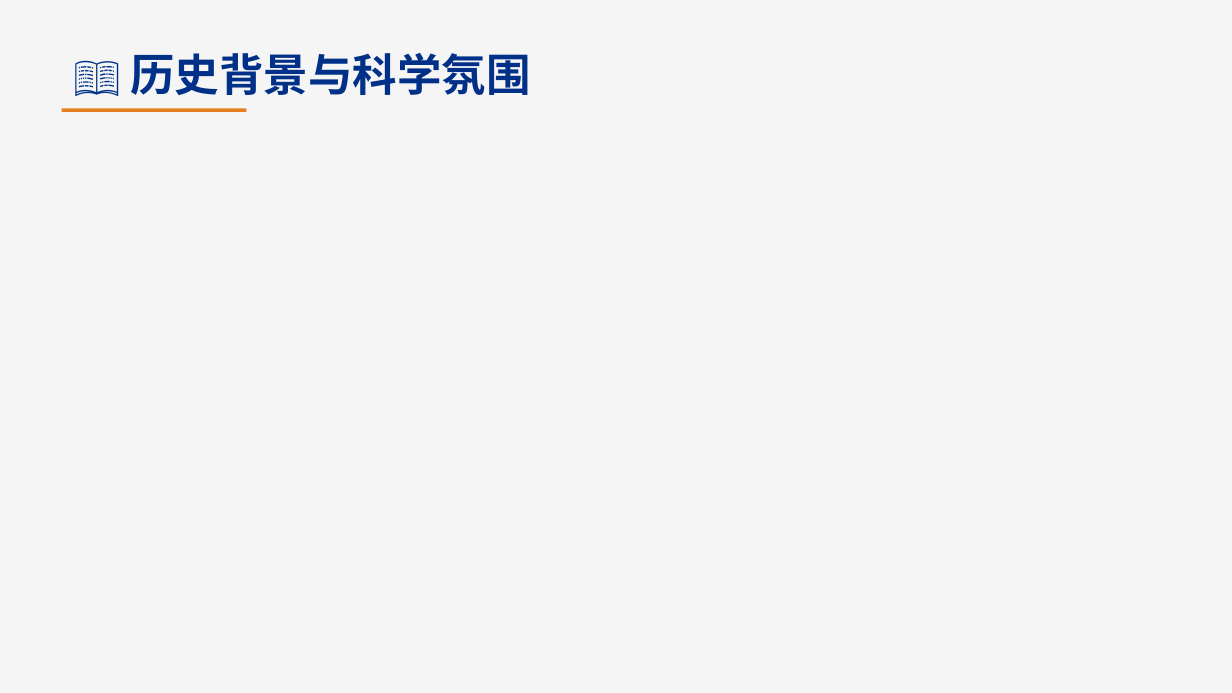
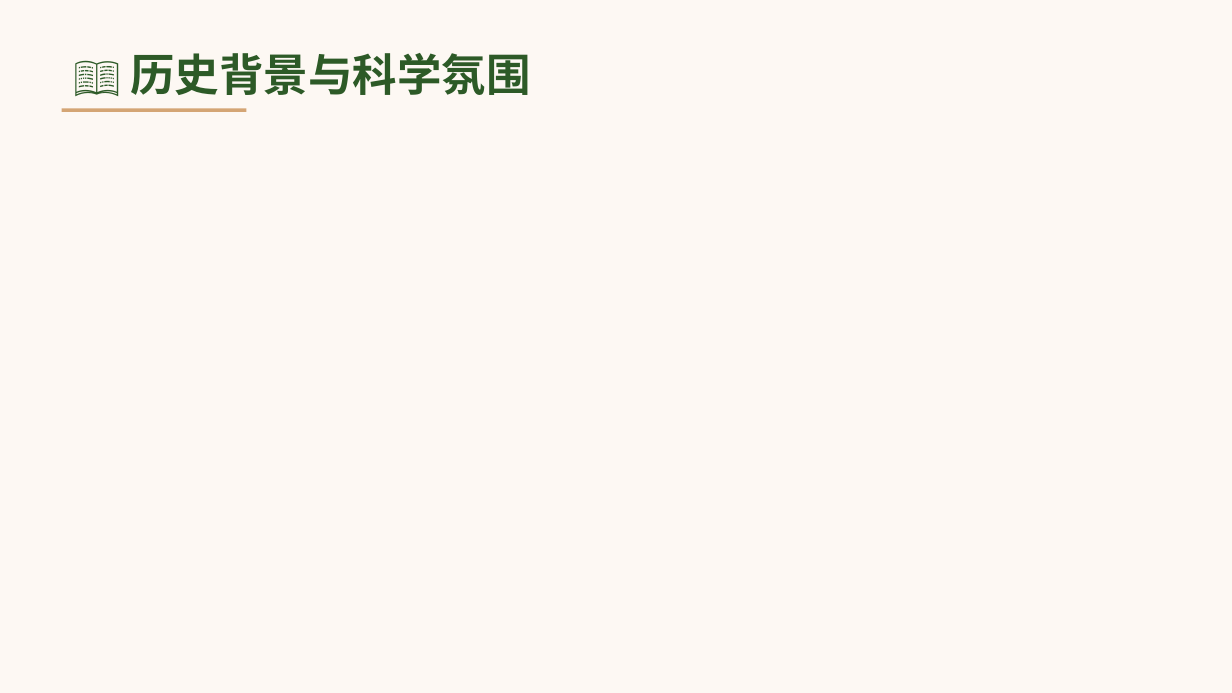
Before and after one commit to lijianguoa/genetics-learning-100-days, a slide deck: slide 3 of ppt/2026-05-13_genetics_day004.pptx. Drawn at 1232x693 pixels with LibreOffice and Linux fonts; fonts in the diff are those of the drawing. Boxes give left, top, right and bottom in pixels: in the first picture for what was removed or moved away, otherwise in the second. Text is boxed around its words. In the diff, an @@ line names an element or a change of style, - is before the commit and + after.

Commit message:
Regenerate Day4 PPT (Forest & Moss style)

```diff
--- a/ppt/2026-05-13_genetics_day004.pptx
+++ b/ppt/2026-05-13_genetics_day004.pptx
@@ background #F5F5F5 to #FDF8F3 @@
@@ text "📖 历史背景与科学氛围" at bbox=[130, 53, 531, 95]: text colour #003087 to #2D5A27 @@
@@ rectangle at bbox=[62, 108, 246, 112]: fill #E67E22 to #D4A574 @@
```
Also in this commit, not shown: 11 other slides changed.
